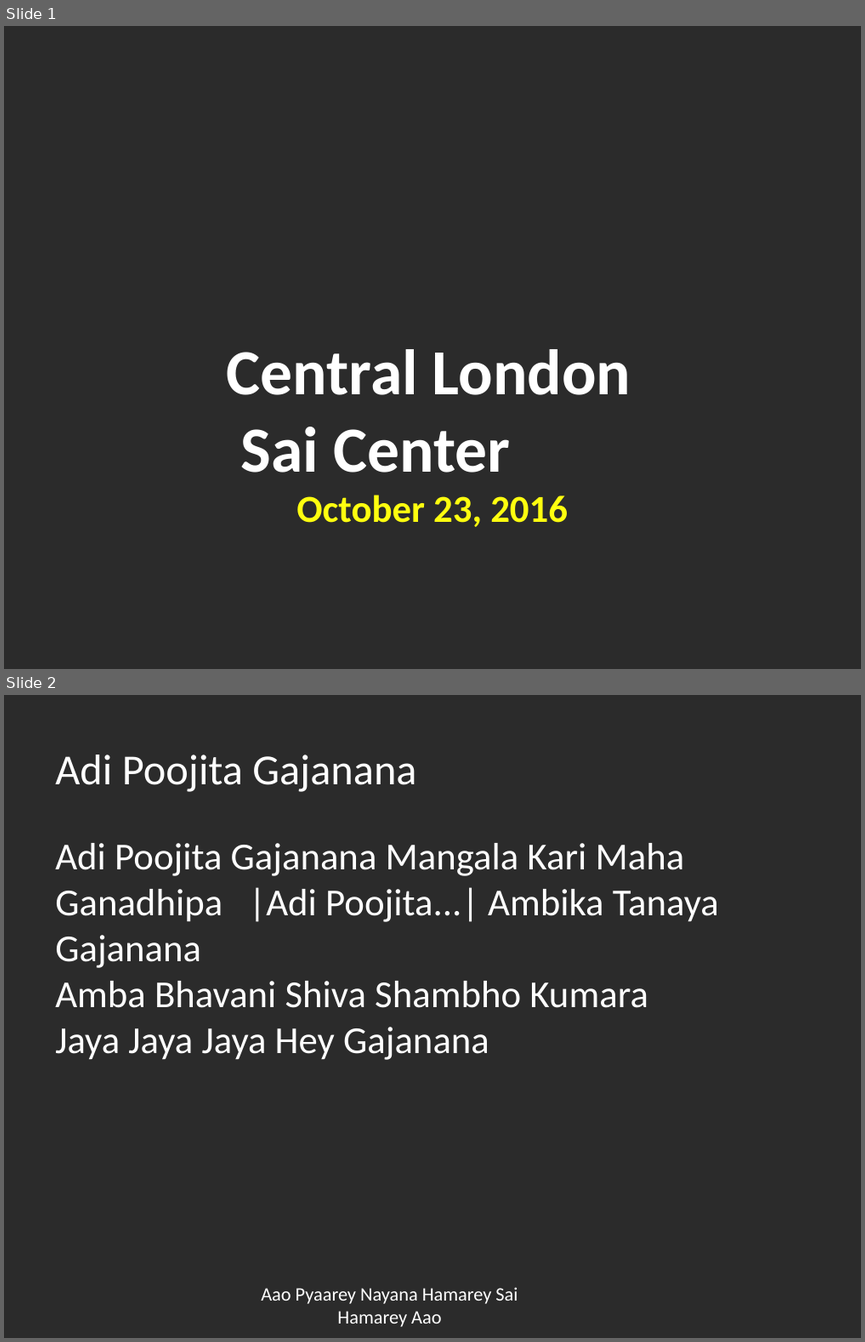
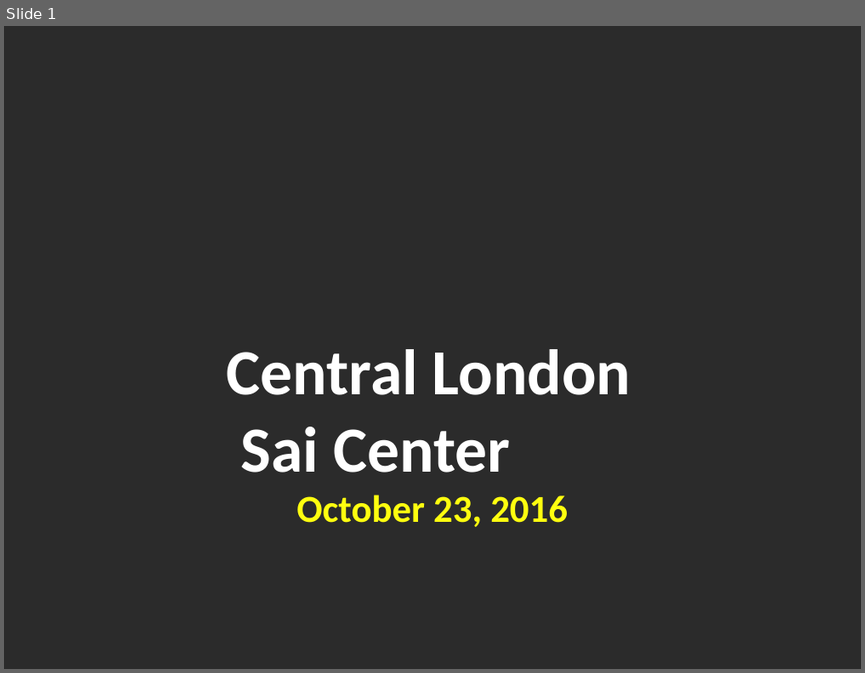
Before and after one commit to riteshreddyr/bhajanpresentationmaker, a slide deck: generated_ppts/bhajans.pptx. Shown one above the other, each under a label of ours: slides 1 and 2 before the commit, slide 1 after it. The pictures are 865x1342 and 865x673 pixels, drawn with LibreOffice and Linux fonts; fonts in the diff are those of the drawing; background and template pictures are left out; a plain dark background stands for a picture behind light text. Boxes give left, top, right and bottom in pixels: in the first picture for what was removed or moved away, otherwise in the second. Text is boxed around its words. In the diff, an @@ line names an element or a change of style, - is before the commit and + after.

Commit message:
Change experimental presentation manager templating to be more specific.
Fixes bug where text was being cut off it it included braces (escaping
issue)

```diff
--- a/generated_ppts/bhajans.pptx
+++ b/generated_ppts/bhajans.pptx
@@ slide 2 removed at [4,695,861,1338], background picture (left out) @@
@@ text removed at [55,755,416,792] @@
-Adi Poojita Gajanana
@@ text removed at [55,843,719,1060] @@
-Adi Poojita Gajanana Mangala Kari Maha Ganadhipa |Adi Poojita...| Ambika Tanaya Gajanana
-Amba Bhavani Shiva Shambho Kumara
-Jaya Jaya Jaya Hey Gajanana
@@ text removed at [261,1287,517,1327] @@
-Aao Pyaarey Nayana Hamarey Sai Hamarey Aao
```
Also in this commit, not shown: 4 slides added, 1 other slide removed, 1 other file.
